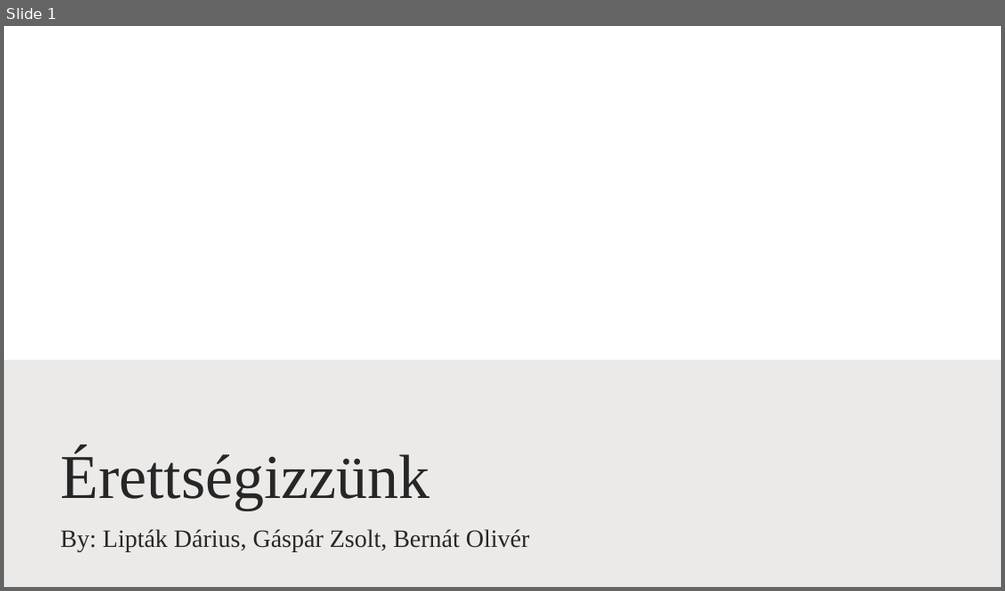
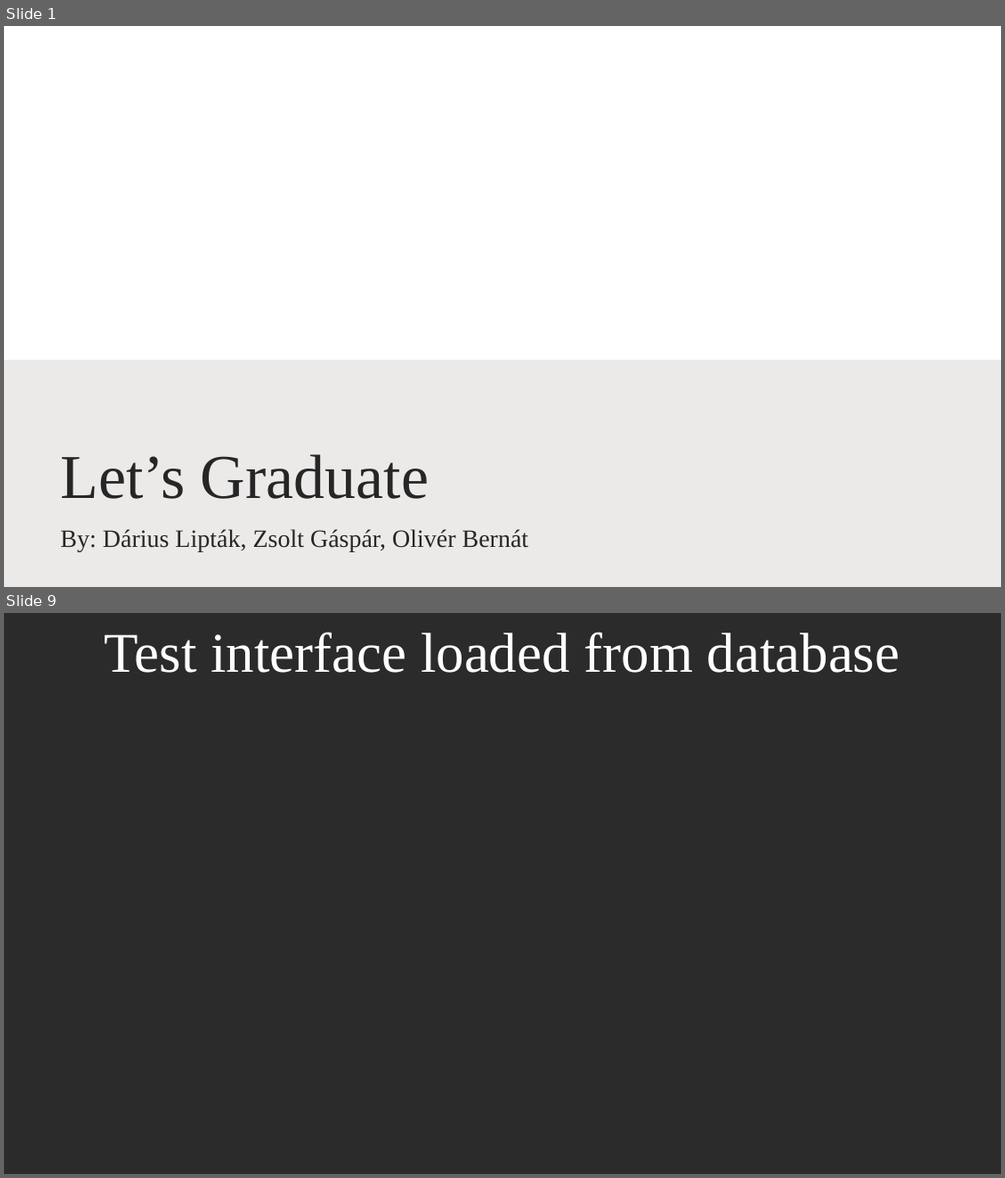
Before and after one commit to zsolti6/Erettsegizzunk, a slide deck: erettsegizzunk.pptx. Shown one above the other, each under a label of ours: slide 1 before the commit, slides 1 and 9 after it; the slides between them are not shown. The pictures are 1005x591 and 1005x1178 pixels, drawn with LibreOffice and Linux fonts; fonts in the diff are those of the drawing; background and template pictures are left out; a plain dark background stands for a picture behind light text. Boxes give left, top, right and bottom in pixels: in the first picture for what was removed or moved away, otherwise in the second. Text is boxed around its words. In the diff, an @@ line names an element or a change of style, - is before the commit and + after.

```diff
--- a/erettsegizzunk.pptx
+++ b/erettsegizzunk.pptx
@@ slide 9 added at (4,613,1001,1174), background picture (left out) @@
@@ title added at (105,632,900,673), 54 pt, text #FFFFFF @@
+Test interface loaded from database
@@ slide 1 changed as well @@
@@ title at (60,454,429,499): text changed @@
-Érettségizzünk
+Let’s Graduate
@@ subtitle at (60,529,529,551): text changed @@
-By: Lipták Dárius, Gáspár Zsolt, Bernát Olivér
+By: Dárius Lipták, Zsolt Gáspár, Olivér Bernát
```
Also in this commit, not shown: 3 other slides changed, 6 other slides added, 13 slides removed, 2 other files.
